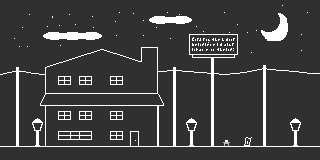
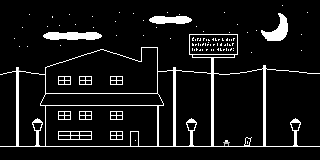
Layers edited between the first and the second 320x160 image:
painted on "New Layer" over [0, 0, 320, 160]
